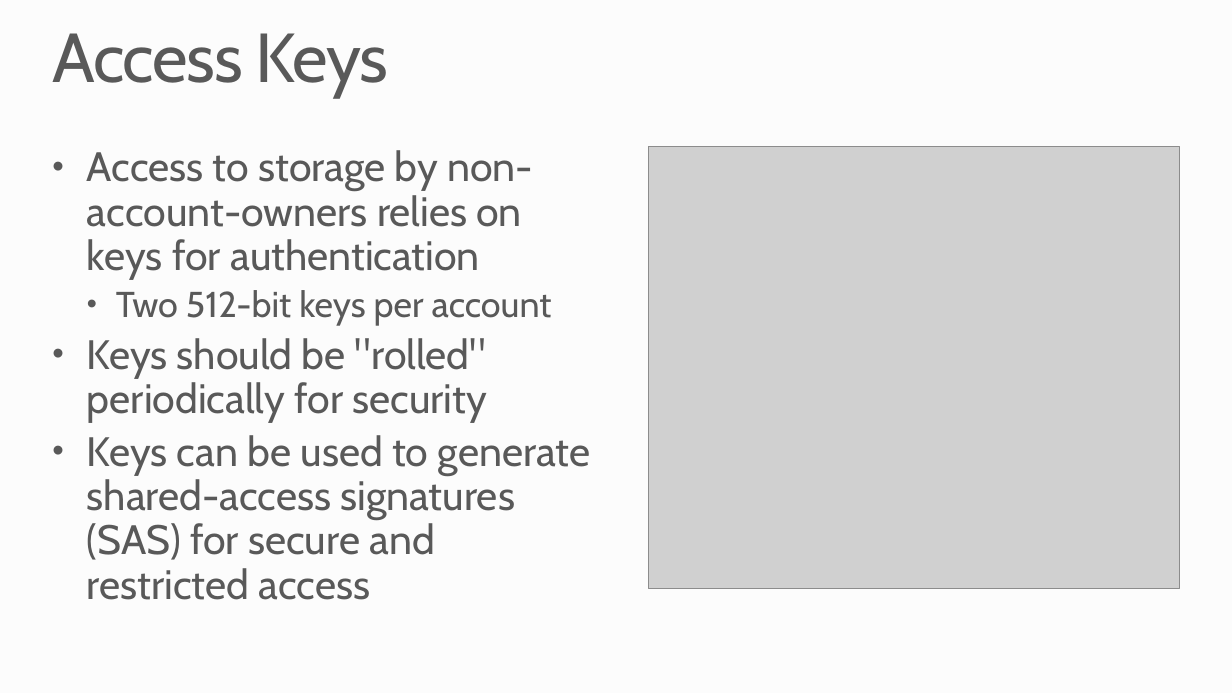
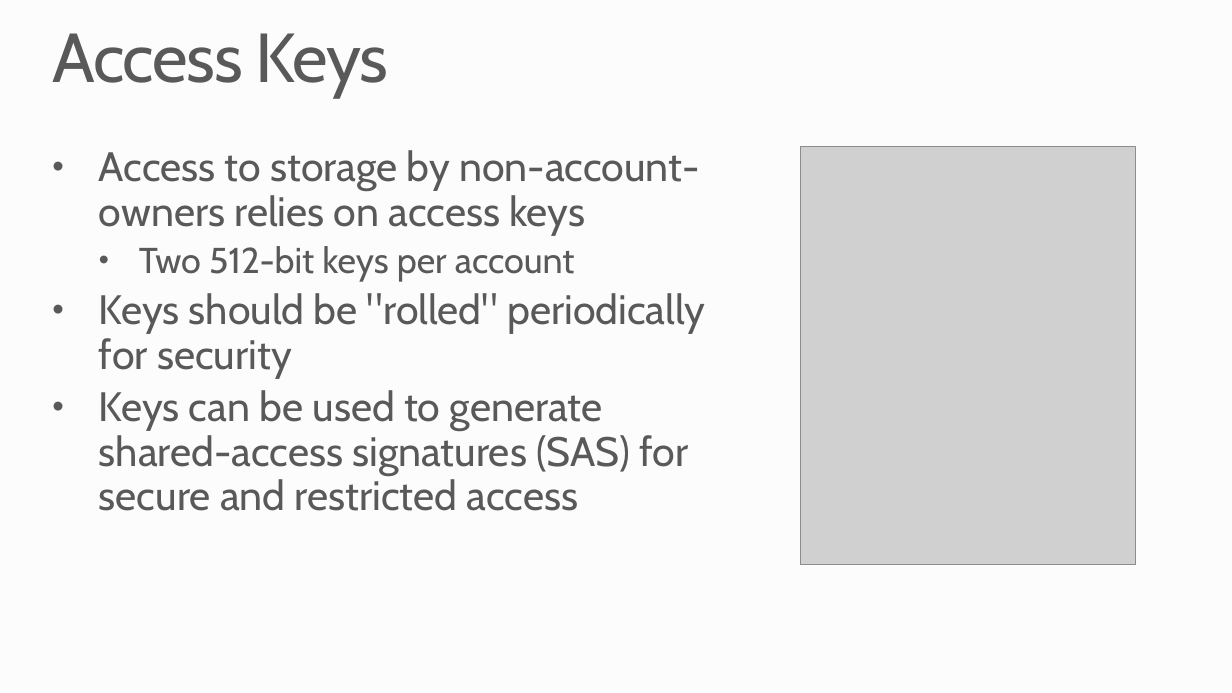
Before and after one commit to MSRConnections/Azure-training-course, a slide deck: slide 6 of Content/Storage/Azure Storage.pptx. Drawn at 1232x693 pixels with LibreOffice and Linux fonts; fonts in the diff are those of the drawing; grey boxes stand for pictures; background and template pictures are left out. Boxes give left, top, right and bottom in pixels: in the first picture for what was removed or moved away, otherwise in the second. Text is boxed around its words. In the diff, an @@ line names an element or a change of style, - is before the commit and + after.

Commit message:
Updated Storage module

```diff
--- a/Content/Storage/Azure Storage.pptx
+++ b/Content/Storage/Azure Storage.pptx
@@ picture: place and size @@
-picture at (648, 146, 1179, 588)
+picture at (801, 146, 1136, 565)
@@ text at (99, 150, 699, 236): text changed @@
-• Access to storage by non-account-owners relies on keys for authentication
+• Access to storage by non-account-owners relies on access keys
@@ text at (99, 246, 705, 511): indent changed @@
```
Also in this commit, not shown: 4 other slides changed, 2 slides added, 2 other files.
